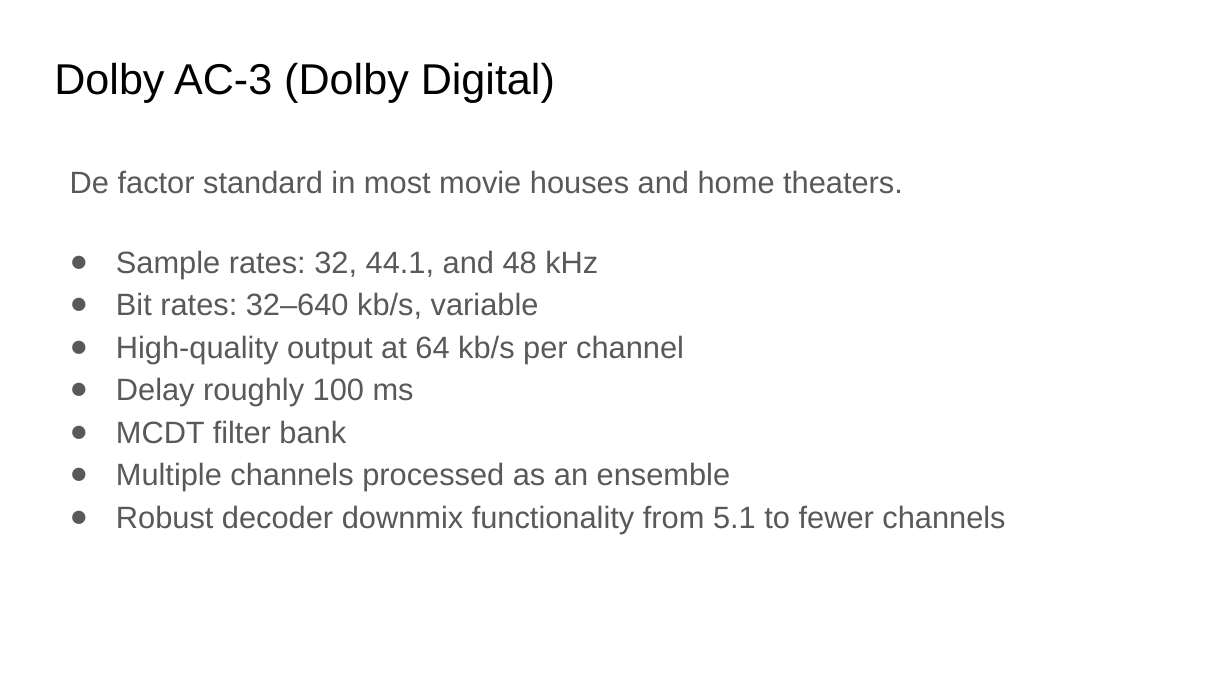
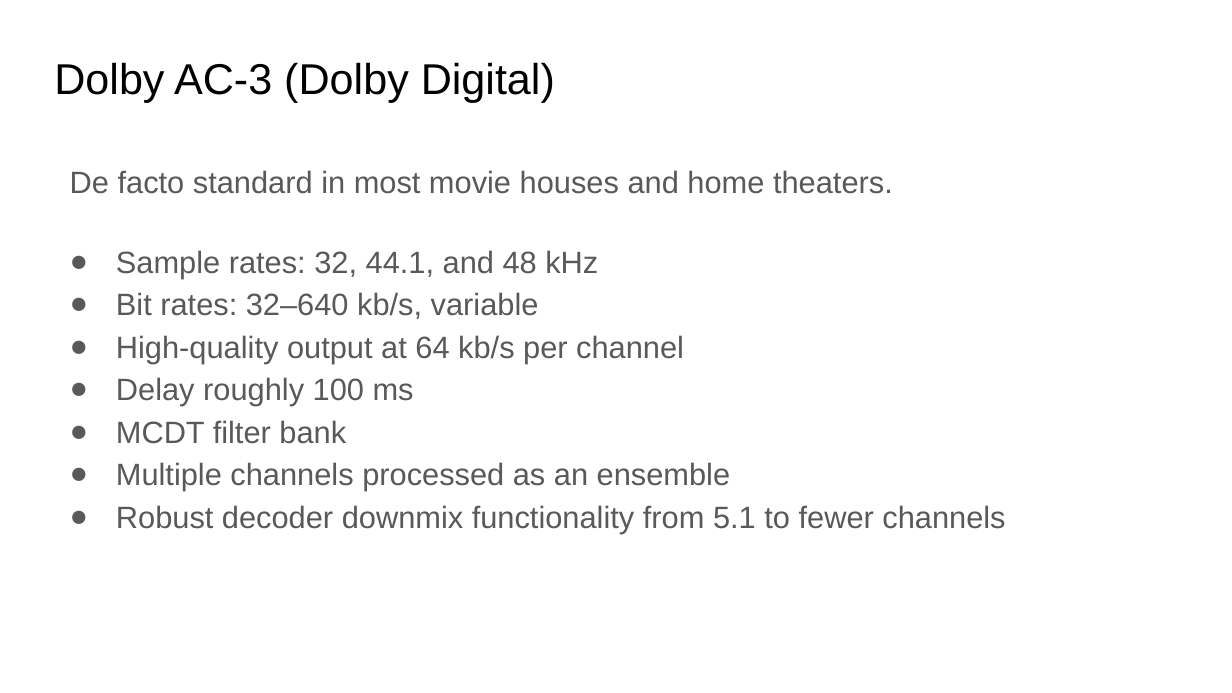
Before and after one commit to xserra/audio-coding-materials, a slide deck: slide 22 of lectures/5. Audio coding standards.pptx. Drawn at 1232x693 pixels with LibreOffice and Linux fonts; fonts in the diff are those of the drawing. Boxes give left, top, right and bottom in pixels: in the first picture for what was removed or moved away, otherwise in the second. Text is boxed around its words. In the diff, an @@ line names an element or a change of style, - is before the commit and + after.

```diff
--- a/lectures/5. Audio coding standards.pptx
+++ b/lectures/5. Audio coding standards.pptx
@@ text at [70,170,893,194]: text changed @@
-De factor standard in most movie houses and home theaters.
+De facto standard in most movie houses and home theaters.
```
Also in this commit, not shown: 6 other slides changed, 2 slides added, 1 slide removed.
